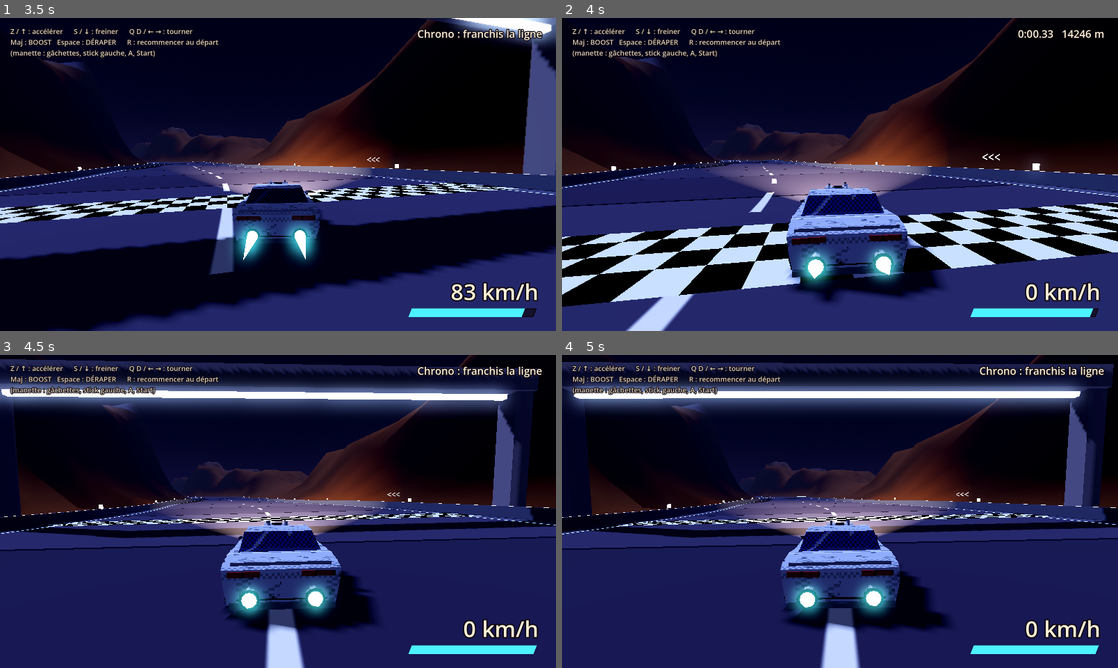
Above: before the commit, frames 1-4 (two rows, left to right).
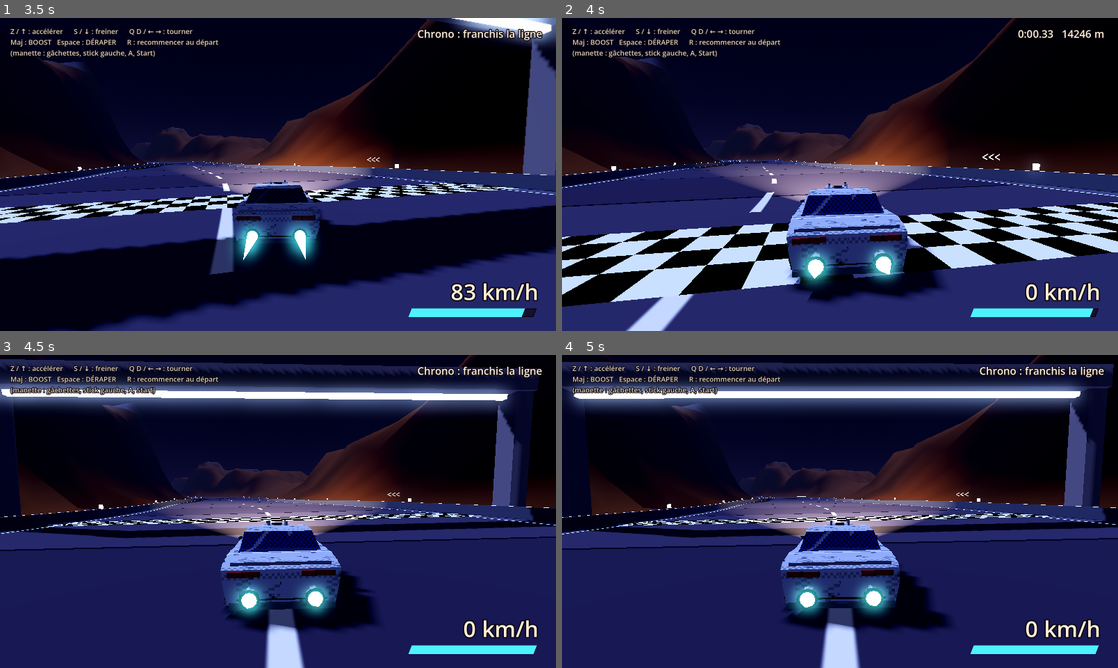
Above: after the commit, the same moments.

Repository: CrachelaVapeur/Jeu-de-Course
Game: Godot game, scene res://scenes/circuit_01.tscn
The game is run twice, just before and just after one commit, with the same random seed, the same clock (stepped at 60 frames per second) and the same inputs.
Inputs:
- Up to frame 1 (3.5 s): hold D (droite) 0.53-1.28 s; hold Space (deraper) 0.53-1.28 s; tap S (freiner) at 0.8, 1.35, 2.3 s; tap Enter at 1.25 s; hold Down 1.28-2.03 s; tap Space (deraper) at 1.55, 2, 2.85 s; hold D (droite) 2.03-2.78 s; hold Shift (boost) 2.03-2.78 s; hold W (accelerer) from 2.78 s (still down)
- Up to frame 2 (4 s): release W (accelerer) at 3.53 s; hold A (gauche) from 3.53 s (still down); hold S (freiner) from 3.53 s (still down)
- Up to frame 3 (4.5 s): keep holding A (gauche); release S (freiner) at 4.28 s; tap R (recommencer) at 4.35 s
- Up to frame 4 (5 s): keep holding A (gauche); tap Space (deraper) at 4.55 s

Frame 1 is identical in both runs. In frame 2, 0.3% of the frame differs, in the area x 0-100%, y 2-93%; in frame 3, less than 0.1%; in frame 4, less than 0.1%.

Commit message:
Derapage OutRun: declenche seulement par lever de pied/frein a 250+ km/h; direction lourde hors derapage
Co-Authored-By: Claude Sonnet 5.5 <noreply@anthropic.com>
Claude-Session: https://claude.ai/code/session_017huJHQwB2bFeykRbBtH6CG

Diff:
--- a/scripts/vehicule.gd
+++ b/scripts/vehicule.gd
@@ -68,25 +68,24 @@
 @export var raideur_volant := 9.0  ## plus c'est petit, plus le volant met de temps à tourner
 @export var inertie_lacet := 7.0  ## plus c'est petit, plus le bolide met de temps à pivoter (poids)
 @export var facteur_rotation := 1.0  ## multiplie la vitesse de rotation (1 = comme avant)
-@export var sous_virage_max := 0.25  ## part de rotation perdue quand les pneus avant saturent
+@export var rigidite_haute_vitesse := 0.7  ## part de rotation perdue à pleine vitesse hors dérapage : sans dérapage, pas de virage serré
 
 @export_group("Dérapage (vrais circuits)")
-## Progressif : en virage rapide le bolide sous-vire d'abord (« saturation »), puis
-## l'arrière décroche. Une fois en dérapage, il reste planté : lâcher le volant garde
-## l'élan, garder les gaz le redresse tout seul, contre-braquer le redresse plus vite.
-@export var vitesse_min_derapage := 22.0  ## en dessous, impossible de déraper (m/s)
-@export var seuil_saturation := 0.45  ## braquage × vitesse au-dessus duquel les pneus saturent
-@export var vitesse_saturation := 4.0  ## rapidité de la montée de saturation (1.8 ≈ 1 s en virage serré à vitesse max)
+## Comme OutRun : on déclenche le dérapage en levant le pied ou en freinant en virage, à
+## grande vitesse seulement. Hors dérapage la direction est lourde ; en dérapage elle devient
+## légère : le bolide est « sur rail » et le volant règle la trajectoire.
+@export var vitesse_min_derapage := 22.0  ## en dessous, le dérapage s'arrête (m/s)
+@export var vitesse_entree_derapage := 69.0  ## m/s (250 km/h) : en dessous, impossible de déclencher un dérapage
 @export var angle_entree_lent := 0.35  ## radians : angle visé à l'entrée du dérapage, à basse vitesse
 @export var angle_entree_vite := 0.75  ## radians : idem à pleine vitesse (le bolide se met presque en travers)
 @export var bonus_feinte := 1.3  ## entrée plus ample si on a braqué à l'opposé juste avant (feinte)
-@export var delai_levee_pied := 0.45  ## secondes pendant lesquelles lever le pied compte comme « amorce »
+@export var delai_levee_pied := 0.6  ## secondes pendant lesquelles lever le pied compte comme « amorce »
 @export var angle_glisse_max := 1.0  ## radians : angle maximum
 @export var poussee_glisse := 1.1  ## rad/s : braquer dans le sens de la glisse l'augmente
 @export var rappel_glisse := 0.35  ## rad/s : contre-braquer réduit un peu l'angle (sans jamais sortir du dérapage)
 @export var angle_rail_min := 0.3  ## radians : angle plancher quand on contre-braque
 @export var acceleration_laterale := 42.0  ## m/s² : force de l'arc en dérapage (arc = ce chiffre ÷ vitesse)
-@export var effet_volant_rail := 0.5  ## de combien le volant resserre (+) ou élargit (−) l'arc : 0.5 = ±50 %
+@export var effet_volant_rail := 0.7  ## de combien le volant resserre (+) ou élargit (−) l'arc : 0.5 = ±50 %
 @export var redressement_gaz := 0.12  ## rad/s : sous les gaz, volant au neutre, la glisse se réduit
 @export var redressement_sans_gaz := 0.35  ## idem sans les gaz : lever le pied aide à redresser
 @export var angle_sortie := 0.12  ## radians : sous cet angle, on a retrouvé l'adhérence
@@ -128,7 +127,6 @@
 var _temps_depuis_changement := 9.0
 var _volant := 0.0  # braquage lissé (-1..1) : le volant a du poids
 var _lacet := 0.0  # vitesse de rotation actuelle du nez (inertie)
-var _saturation := 0.0  # 0 = pneus avant adhérents, 1 = l'arrière décroche
 var _temps := 0.0
 var _contact_mur := false
 var _normale_sol := Vector3.UP
@@ -319,7 +317,8 @@
 		else:
 			# Sous-virage : plus les pneus saturent, moins le nez suit le volant.
 			var cible := _volant * vitesse_rotation_circuit * facteur_rotation * maniabilite * controle
-			cible *= 1.0 - sous_virage_max * _saturation
+			# Direction lourde à grande vitesse : on ne tourne serré qu'en dérapant.
+			cible *= 1.0 - rigidite_haute_vitesse * smoothstep(0.35, 0.95, ratio_vitesse())
 			_lacet = lerpf(_lacet, cible, 1.0 - exp(-inertie_lacet * delta))
 			_cap += _lacet * delta
 			if absf(angle_difference(_cap_trajectoire, _cap)) > 0.25:
@@ -331,13 +330,11 @@
 	rotation.y = _cap
 
 
-## Décide si on est en dérapage. Les pneus saturent progressivement quand on
-## braque fort à haute vitesse (ou qu'on freine / lève le pied en virage) ; quand
-## la saturation atteint 1, l'arrière décroche. La touche « deraper » (frein à main)
-## fait décrocher tout de suite.
+## Décide si on est en dérapage. Comme dans OutRun, on l'amorce exprès : à grande
+## vitesse, on braque franchement tout en lâchant le gaz (ou en freinant, ou avec la
+## touche « deraper »). Braquer seul, sans amorce, ne fait jamais déraper.
 func _mettre_a_jour_derapage(delta: float) -> void:
 	var frein := Input.get_action_strength("freiner")
-	var demande := absf(_volant) * clampf(ratio_vitesse(), 0.0, 1.4)
 	if gaz > 0.5:
 		_temps_depuis_gaz = 0.0
 	else:
@@ -347,47 +344,28 @@
 		_sens_precedent = _sens_braquage
 		_sens_braquage = signf(_volant)
 		_temps_depuis_changement = 0.0
-	var volontaire := Input.is_action_pressed("deraper") and absf(_volant) > 0.3
 
 	if not is_on_floor() or vitesse < vitesse_min_derapage * 0.8:
 		en_derapage = false
-		_saturation = 0.0
 		return
-
 	if en_derapage:
-		_saturation = 1.0
 		return
 
-	var montee := maxf(demande - seuil_saturation, 0.0) * vitesse_saturation
-	if absf(_volant) > 0.3:
-		# Le transfert de masse charge l'avant : freiner ou lever le pied aide à décrocher.
-		if frein > 0.3:
-			montee += 0.7
-		elif gaz < 0.1 and vitesse > vitesse_min_derapage:
-			montee += 0.35
-	if montee > 0.0:
-		_saturation = minf(_saturation + montee * delta, 1.0)
-	else:
-		_saturation = maxf(_saturation - 1.5 * delta, 0.0)
-
-	# Amorce « OutRun » : on braque franchement tout en lâchant le gaz, en touchant
-	# le frein, ou avec la touche « deraper » : le bolide se met en travers tout de suite.
 	var levee := gaz < 0.1 and _temps_depuis_gaz < delai_levee_pied
-	var amorce := volontaire or frein > 0.3 or levee
-	if amorce and absf(_volant) > 0.35 and vitesse > vitesse_min_derapage * 1.3:
-		_saturation = 1.0
-
-	if _saturation >= 1.0 and absf(_volant) > 0.2:
-		en_derapage = true
-		_sens_derapage = signf(_volant)
-		var angle := lerpf(angle_entree_lent, angle_entree_vite, clampf(ratio_vitesse(), 0.0, 1.0))
-		# Feinte : un coup de volant à l'opposé juste avant donne une entrée plus ample.
-		if _sens_precedent == -_sens_derapage and _temps_depuis_changement < 0.8:
-			angle = minf(angle * bonus_feinte, angle_glisse_max)
-		_angle_tenu = angle
-		_glisse = _sens_derapage * angle * 0.45
-		_temps_contre = 0.0
-		_lacet = 0.0
+	var amorce := Input.is_action_pressed("deraper") or frein > 0.3 or levee
+	if not (amorce and absf(_volant) > 0.35 and vitesse >= vitesse_entree_derapage):
+		return
+
+	en_derapage = true
+	_sens_derapage = signf(_volant)
+	var angle := lerpf(angle_entree_lent, angle_entree_vite, clampf(ratio_vitesse(), 0.0, 1.0))
+	# Feinte : un coup de volant à l'opposé juste avant donne une entrée plus ample.
+	if _sens_precedent == -_sens_derapage and _temps_depuis_changement < 0.8:
+		angle = minf(angle * bonus_feinte, angle_glisse_max)
+	_angle_tenu = angle
+	_glisse = _sens_derapage * angle * 0.45
+	_temps_contre = 0.0
+	_lacet = 0.0
 
 
 ## Dérapage « sur rail » (comme OutRun) : le bolide glisse sur un arc régulier, le nez
@@ -436,7 +414,6 @@
 
 	if angle < angle_sortie and relatif <= 0.1:
 		en_derapage = false
-		_saturation = 0.0
 		_lacet = 0.0
 
 
@@ -540,7 +517,6 @@
 	_cap = rotation.y
 	_cap_trajectoire = _cap
 	en_derapage = false
-	_saturation = 0.0
 	_volant = 0.0
 	_lacet = 0.0
 	velocity = Vector3.ZERO
@@ -641,7 +617,6 @@
 	_cap = rotation.y
 	_cap_trajectoire = _cap
 	en_derapage = false
-	_saturation = 0.0
 	_volant = 0.0
 	_lacet = 0.0
 	velocity = Vector3.ZERO
